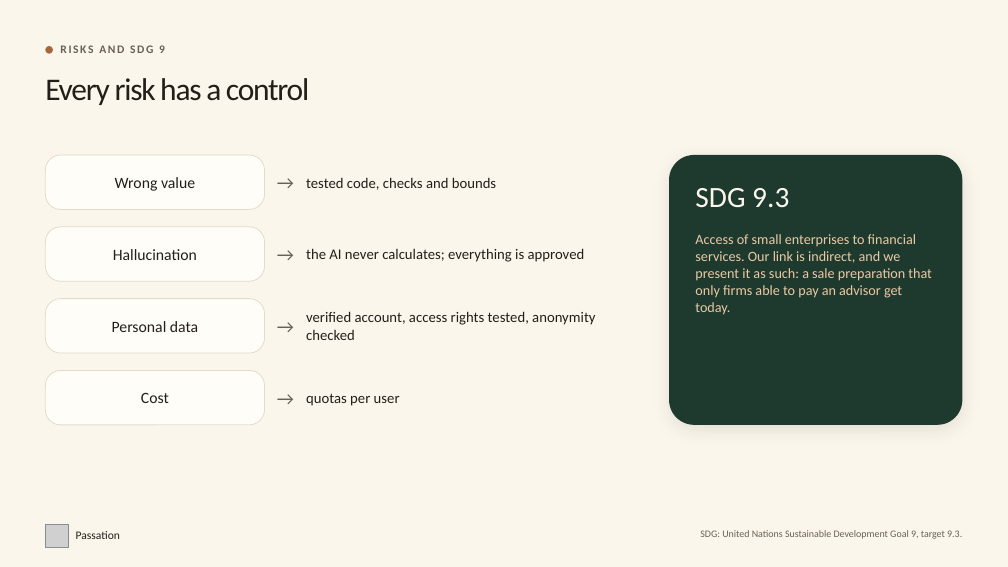
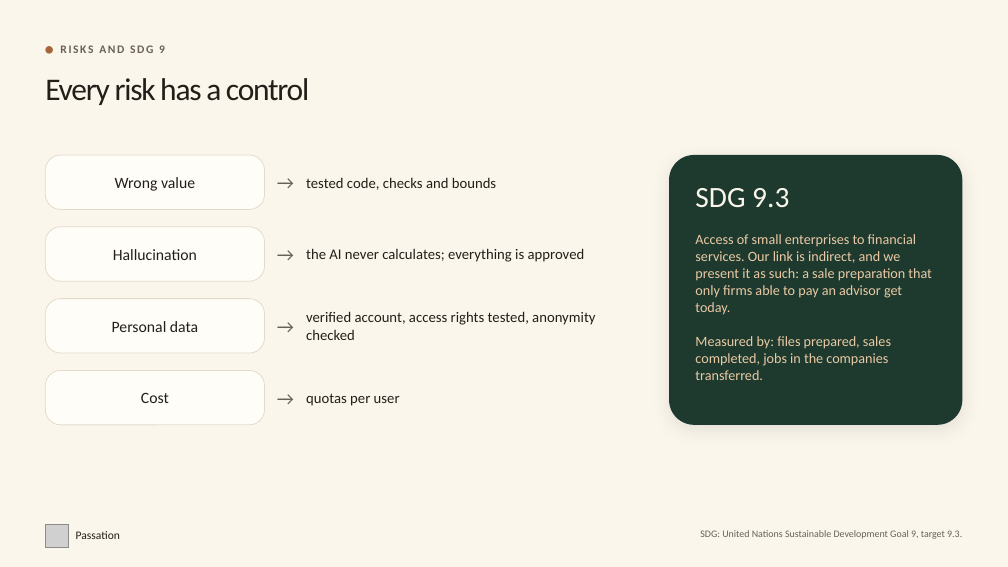
Before and after one commit to Erosfragliola/passation, a slide deck: slide 12 of docs/livrables/presentation.pptx (slide 14 before the commit). Drawn at 1008x567 pixels with LibreOffice and Linux fonts; fonts in the diff are those of the drawing; grey boxes stand for pictures. Boxes give left, top, right and bottom in pixels: in the first picture for what was removed or moved away, otherwise in the second. Text is boxed around its words. In the diff, an @@ line names an element or a change of style, - is before the commit and + after.

```diff
--- a/docs/livrables/presentation.pptx
+++ b/docs/livrables/presentation.pptx
@@ text at <box>695,336,891,380</box>: paragraph added @@
+Measured by: files prepared, sales completed, jobs in the companies transferred.
```
Also in this commit, not shown: 5 other slides changed, 1 slide added, 4 other files.
